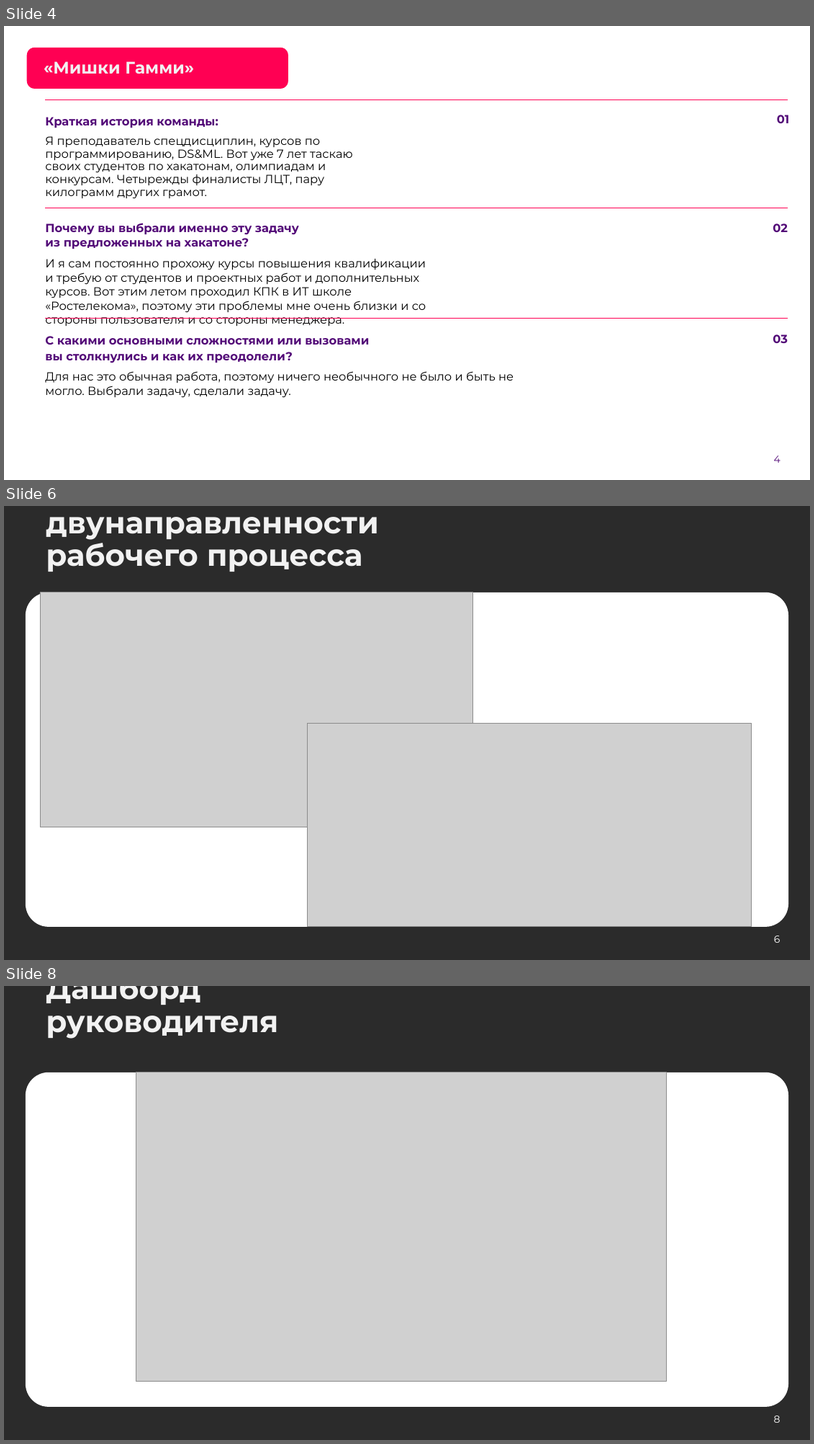
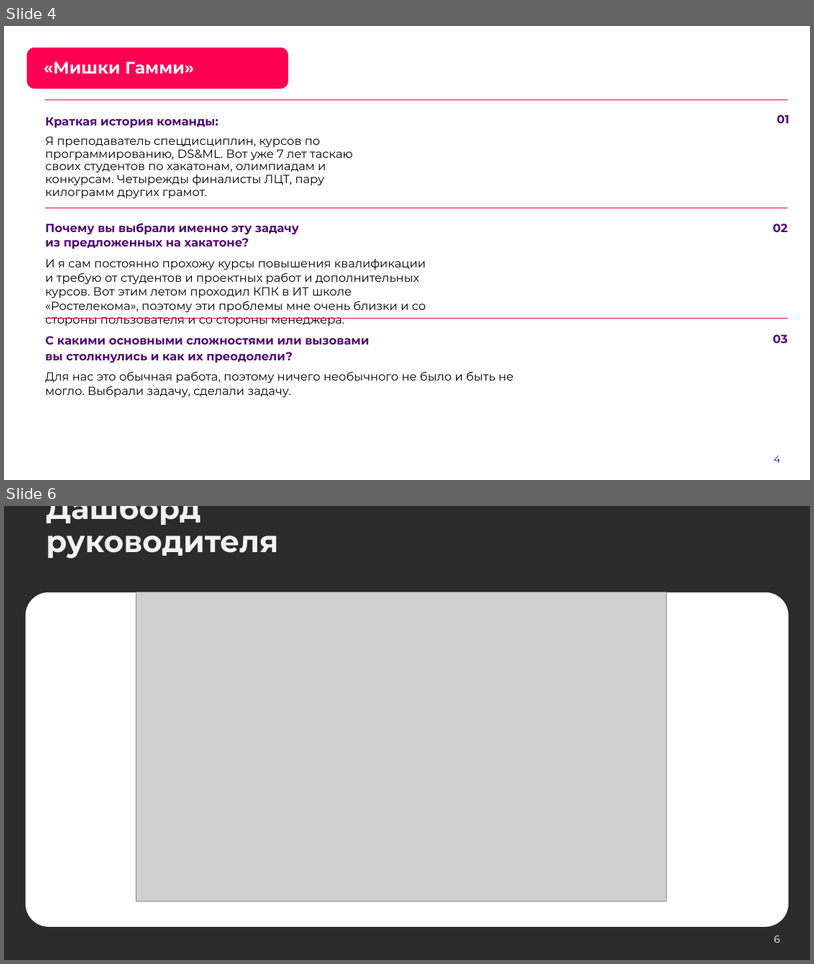
Before and after one commit to steelfeet/905-lct2026, a slide deck: docs/ЛЦТ2026 Мишки Гамми.pptx. Shown one above the other, each under a label of ours: slides 4, 6 and 8 before the commit, slides 4 and 6 after it; the slides between them are not shown. The pictures are 814x1444 and 814x964 pixels, drawn with LibreOffice and Linux fonts; fonts in the diff are those of the drawing; grey boxes stand for pictures; background and template pictures are left out; a plain dark background stands for a picture behind light text. Boxes give left, top, right and bottom in pixels: in the first picture for what was removed or moved away, otherwise in the second. Text is boxed around its words. In the diff, an @@ line names an element or a change of style, - is before the commit and + after.

```diff
--- a/docs/ЛЦТ2026 Мишки Гамми.pptx
+++ b/docs/ЛЦТ2026 Мишки Гамми.pptx
@@ slide 6 removed at bbox=[4, 506, 810, 960], background picture (left out) @@
@@ title removed at bbox=[46, 517, 379, 572] @@
-Две двунаправленности
-рабочего процесса
@@ rounded rectangle removed at bbox=[26, 592, 790, 927] @@
@@ picture removed at bbox=[40, 592, 473, 827] @@
@@ picture removed at bbox=[307, 723, 751, 927] @@
@@ page number removed at bbox=[774, 935, 781, 942] @@
-6
@@ what was slide 8 is now slide 6 @@
@@ page number at bbox=[774, 935, 781, 942]: text changed @@
-8
+6
```
Also in this commit, not shown: 2 slides changed, 4 slides added, 1 other file.
